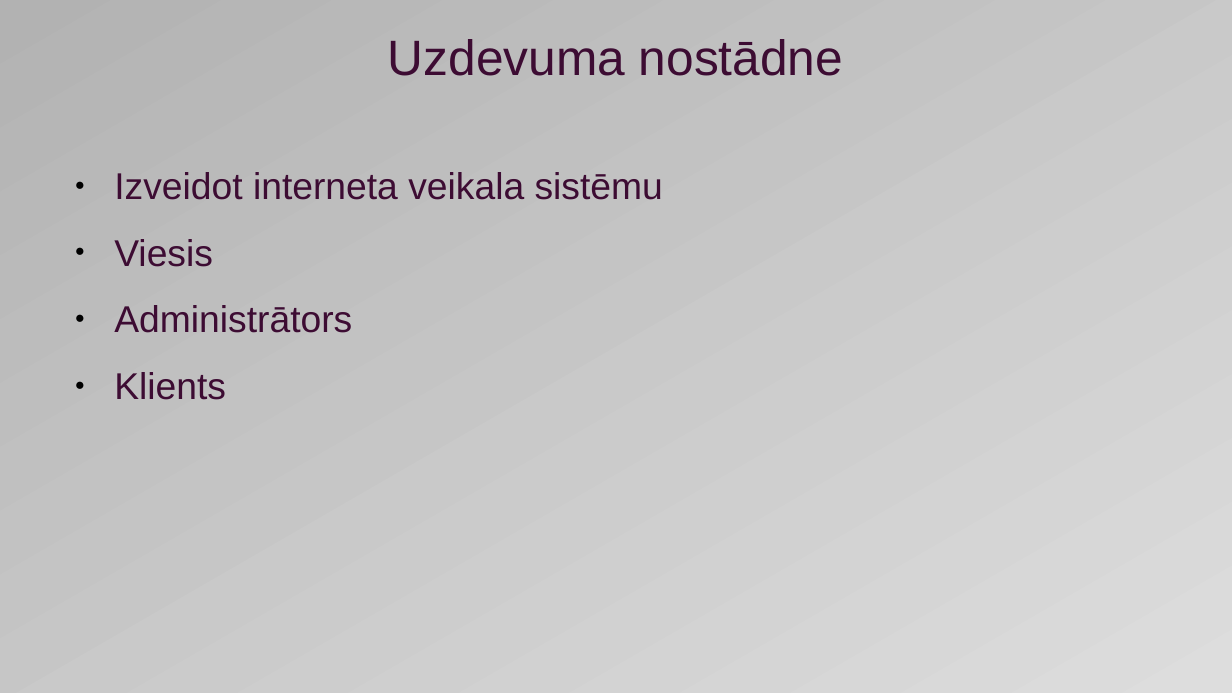
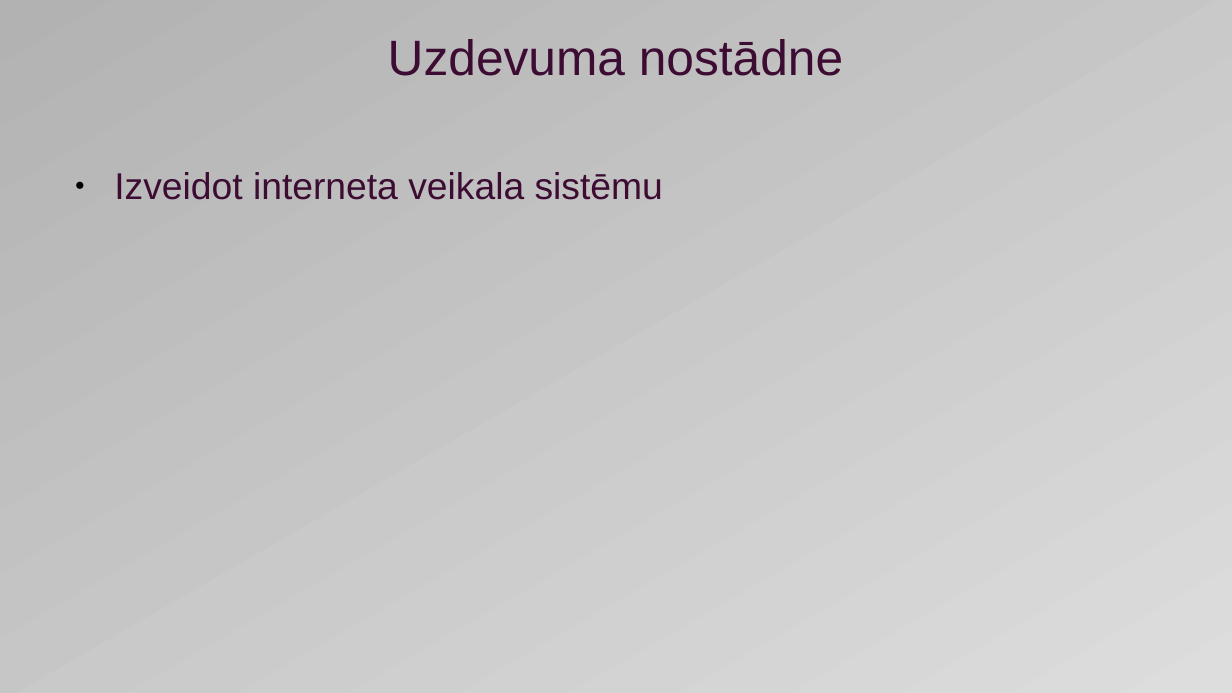
Before and after one commit to rvtprog-kval-21/d41-DenissStrombergs-InternetaVeikalaDatuUzskaitesAutomatizetaSistema, a slide deck: slide 2 of dokumentacija/prezentacija.pptx. Drawn at 1232x693 pixels with LibreOffice and Linux fonts; fonts in the diff are those of the drawing. Boxes give left, top, right and bottom in pixels: in the first picture for what was removed or moved away, otherwise in the second. Text is boxed around its words. In the diff, an @@ line names an element or a change of style, - is before the commit and + after.

```diff
--- a/dokumentacija/prezentacija.pptx
+++ b/dokumentacija/prezentacija.pptx
@@ text at bbox=[114, 239, 352, 400]: paragraphs removed @@
-● Viesis
-● Administrātors
-● Klients
```
Also in this commit, not shown: 1 other slide changed, 3 other files.
